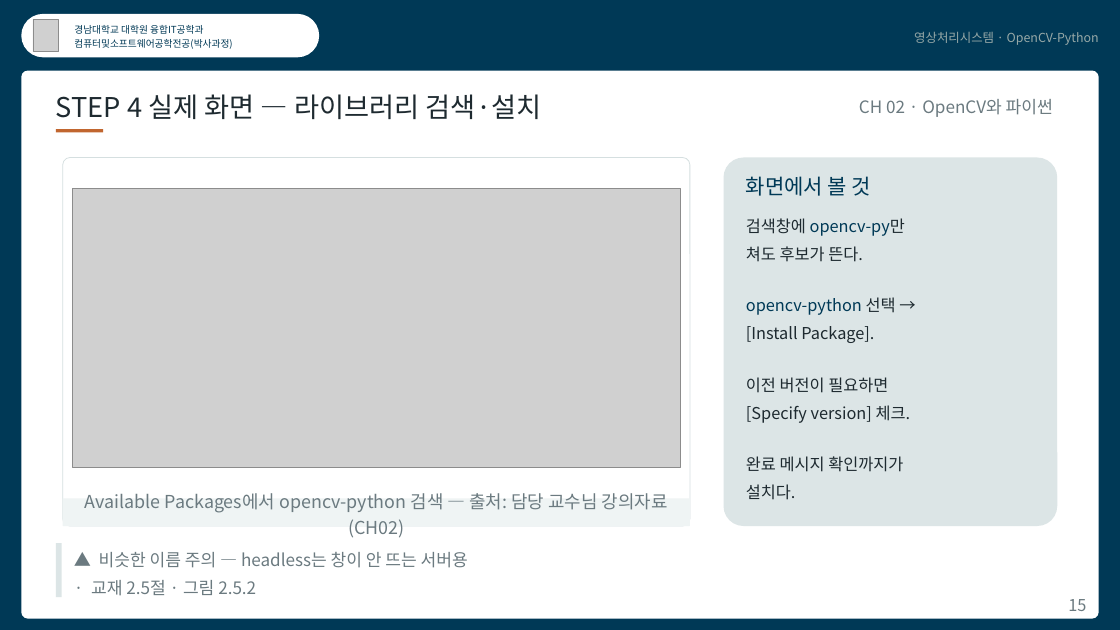
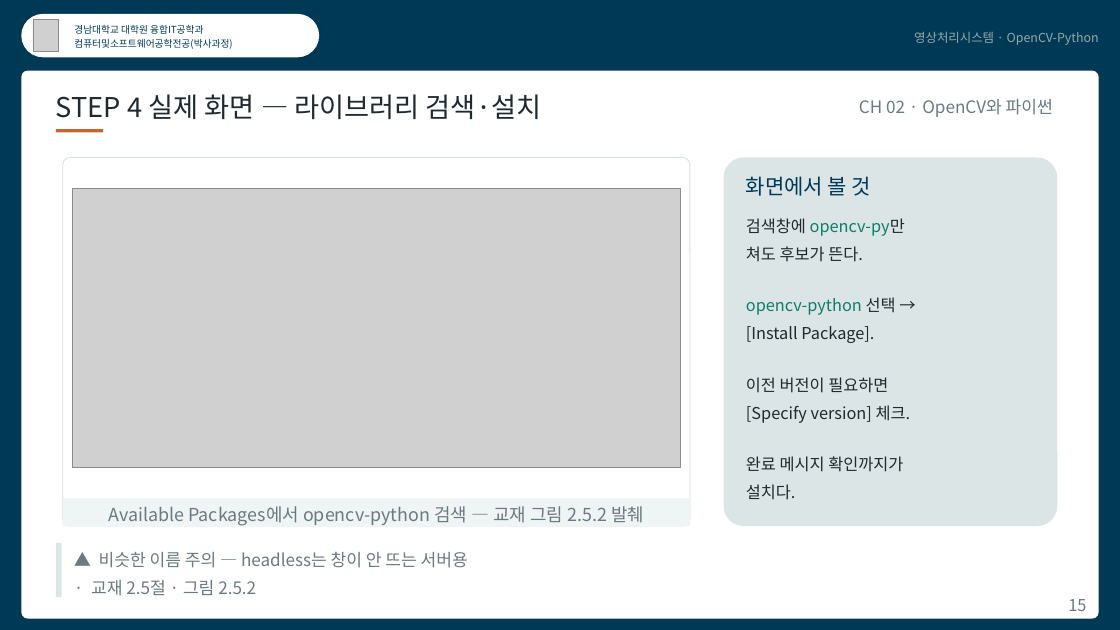
Before and after one commit to kkiimmiinn/cs-study-lab, a slide deck: slide 15 of ips/영상처리시스템_CH02.pptx. Drawn at 1120x630 pixels with LibreOffice and Linux fonts; fonts in the diff are those of the drawing; grey boxes stand for pictures. Boxes give left, top, right and bottom in pixels: in the first picture for what was removed or moved away, otherwise in the second. Text is boxed around its words. In the diff, an @@ line names an element or a change of style, - is before the commit and + after.

```diff
--- a/ips/영상처리시스템_CH02.pptx
+++ b/ips/영상처리시스템_CH02.pptx
@@ text at (746,218,905,315): text colour #003956 to #0E7D6B in "opencv-py만", "opencv-python" @@
@@ text at (108,506,644,526): text changed @@
-Available Packages에서 opencv-python 검색 — 출처: 담당 교수님 강의자료(CH02)
+Available Packages에서 opencv-python 검색 — 교재 그림 2.5.2 발췌
```
Also in this commit, not shown: 14 other slides changed, 47 other files.
